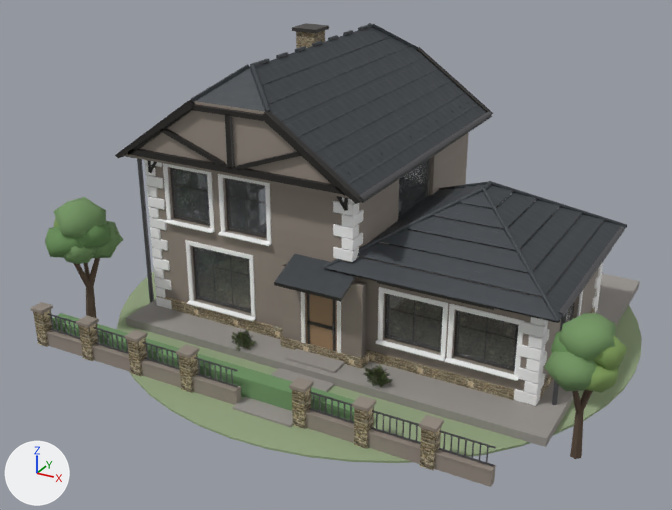
One commit to the glTF model public/models/house.glb: the scene before it, then after it.
The view is the same before and after, from a 50 mm lens placed at (12.2, -24.4, 13.8), pointed at (-0.4, -1.4, 2.3). Every picture has the same lights, and +X, +Y and +Z are marked at lower left. The older version comes first. Where no turn or scale is listed for an object, it has been applied to the vertices. Vertices at exactly the same position are counted once.

The older version as bpy lines, for what is in view:
```python
ob_entry_c02_s1 = bpy.data.objects.new('entry_c02_s1', me_entry_c02_s1)
ob_entry_c02_s1.location = (0.0, 0.0, 0.0)
ob_entry_c02_s2 = bpy.data.objects.new('entry_c02_s2', me_entry_c02_s2)
ob_entry_c02_s2.location = (0.0, 0.0, 0.0)
ob_entry_c03_s1 = bpy.data.objects.new('entry_c03_s1', me_entry_c03_s1)
ob_entry_c03_s1.location = (0.0, 0.0, 0.0)
ob_plinth_base_entry = bpy.data.objects.new('plinth_base_entry', me_plinth_base_entry)
ob_plinth_base_entry.location = (0.0, 0.0, 0.0)
ob_quoin_ml_fl = bpy.data.objects.new('quoin_ml_fl', me_quoin_ml_fl_001)
ob_quoin_ml_fl.location = (0.0, 0.0, 0.0)
ob_quoin_ml_fr = bpy.data.objects.new('quoin_ml_fr', me_quoin_ml_fr_001)
ob_quoin_ml_fr.location = (0.0, 0.0, 0.0)
ob_quoin_wg_br = bpy.data.objects.new('quoin_wg_br', me_quoin_wg_br_001)
ob_quoin_wg_br.location = (0.0, 0.0, 0.0)
ob_quoin_wg_fr = bpy.data.objects.new('quoin_wg_fr', me_quoin_wg_fr_001)
ob_quoin_wg_fr.location = (0.0, 0.0, 0.0)
ob_roof_main_truss = bpy.data.objects.new('roof_main_truss', me_roof_main_truss)
ob_roof_main_truss.location = (-2.2, -4.23, 6.26)
# also in view: 'roof_main_e_c05' at (-0.4, 0.6, 6.9); 'w3_g' at (-3.2, -3.5, 1.7); 'main_gable_s1' at (-2.2, -4.2, 6.3); 'roof_wing_s4_c02' at (6.4, -0.4, 3.5); 'plinth_fence2_me.001' at (-4.9, -6.9, 0.6)
```
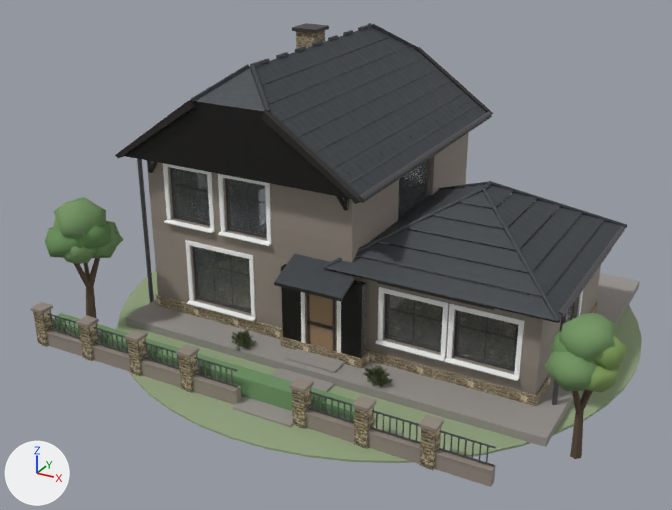
The change in detail:
Picture 'clad_batten_alb' (img_clad_batten_alb) is new.
Picture 'clad_batten_nrm' (img_clad_batten_nrm) is new.
Material 'clad_dark' (mat_clad_dark) is new.
Uses the picture img_clad_batten_alb.
Uses the picture img_clad_batten_nrm.
me_entry_c02_s1 has 8 vertices, 12 faces and spans x -0.8..-0.02, y -4.0..-3.75, z 0.72..1.24.
me_entry_c02_s1 is used by ob_entry_c02_s1; location (0.0, 0.0, 0.0).
me_entry_c02_s1 part 1: all 10 faces that had it switch from mat_beige_wall_001 to mat_clad_dark.
me_entry_c02_s2 has 8 vertices, 12 faces and spans x 1.02..1.8, y -4.0..-3.75, z 0.72..1.24.
me_entry_c02_s2 is used by ob_entry_c02_s2; location (0.0, 0.0, 0.0).
me_entry_c02_s2 part 2: all 10 faces that had it switch from mat_beige_wall_001 to mat_clad_dark.
me_entry_c03_s1 has 8 vertices, 12 faces and spans x -0.8..-0.02, y -4.0..-3.75, z 1.24..1.76.
me_entry_c03_s1 is used by ob_entry_c03_s1; location (0.0, 0.0, 0.0).
me_entry_c03_s1 part 3: all 10 faces that had it switch from mat_beige_wall_001 to mat_clad_dark.
me_entry_c03_s2 has 8 vertices, 12 faces and spans x 1.02..1.8, y -4.0..-3.75, z 1.24..1.76.
me_entry_c03_s2 is used by ob_entry_c03_s2; location (0.0, 0.0, 0.0).
me_entry_c03_s2 part 4: all 10 faces that had it switch from mat_beige_wall_001 to mat_clad_dark.
me_entry_c04_s2 has 8 vertices, 12 faces and spans x 1.02..1.8, y -4.0..-3.75, z 1.76..2.28.
me_entry_c04_s2 is used by ob_entry_c04_s2; location (0.0, 0.0, 0.0).
me_entry_c04_s2 part 5: all 10 faces that had it switch from mat_beige_wall_001 to mat_clad_dark.
me_main_gable_s1 has 4 vertices, 2 faces and spans x -6.27..1.87, y -4.17, z 5.34..7.34.
me_main_gable_s1 no longer uses material mat_beige_wall_001.
me_main_gable_s1 gains material mat_clad_dark.
Object 'quoin_ml_fl' (ob_quoin_ml_fl) is deleted.
Object 'quoin_ml_fr' (ob_quoin_ml_fr) is deleted.
Object 'quoin_wg_br' (ob_quoin_wg_br) is deleted.
Object 'quoin_wg_fr' (ob_quoin_wg_fr) is deleted.
Object 'roof_main_truss' (ob_roof_main_truss) is deleted.

Location of each change, [x1, y1, x2, y2] in pixels of the pictures (672 x 510 px):
'main_gable_s1', recoloured (grey to black)
    both: [124, 101, 349, 198]
'roof_main_truss', deleted (black)
    before: [126, 104, 345, 196]
'quoin_wg_fr', deleted
    before: [514, 317, 550, 406]
'quoin_ml_fl', deleted
    before: [144, 160, 172, 309]
'quoin_ml_fr', deleted
    before: [333, 197, 364, 262]
'quoin_wg_br', deleted (mostly hidden)
    before: [592, 262, 603, 313]
part 1 of me_entry_c02_s1, recoloured (grey to black)
    both: [282, 316, 301, 337]
part 2 of me_entry_c02_s2, recoloured (grey to black)
    both: [341, 331, 365, 353]
part 3 of me_entry_c03_s1, recoloured (grey to black)
    both: [282, 300, 301, 321]
part 4 of me_entry_c03_s2, recoloured (grey to black)
    both: [341, 315, 366, 337]
part 5 of me_entry_c04_s2, recoloured (grey to black)
    both: [341, 299, 366, 320]
